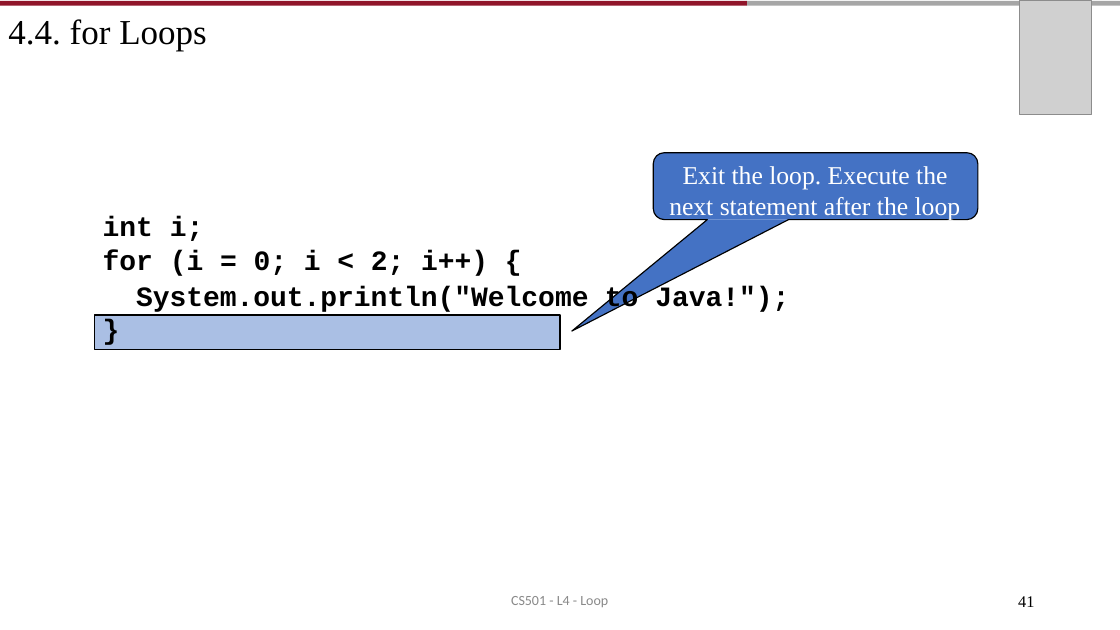
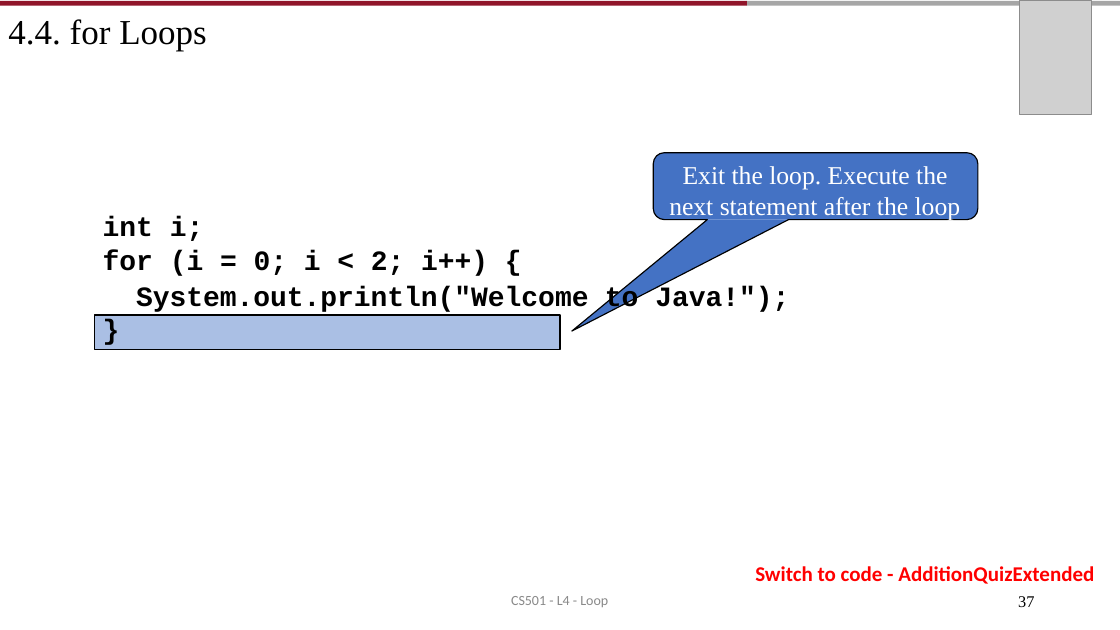
Before and after one commit to AughdonBreslin/CS501IntroToJava, a slide deck: slide 37 of Lectures/4_Loop_V1.pptx (slide 41 before the commit). Drawn at 1120x630 pixels with LibreOffice and Linux fonts; fonts in the diff are those of the drawing; grey boxes stand for pictures. Boxes give left, top, right and bottom in pixels: in the first picture for what was removed or moved away, otherwise in the second. Text is boxed around its words. In the diff, an @@ line names an element or a change of style, - is before the commit and + after.

```diff
--- a/Lectures/4_Loop_V1.pptx
+++ b/Lectures/4_Loop_V1.pptx
@@ text added at (755, 566, 1094, 584), 18 pt, text #FF0000, bold @@
+Switch to code - AdditionQuizExtended
@@ page number at (1018, 596, 1034, 607): text changed @@
-41
+37
```
Also in this commit, not shown: 7 other slides changed, 4 slides removed, 40 other files.
